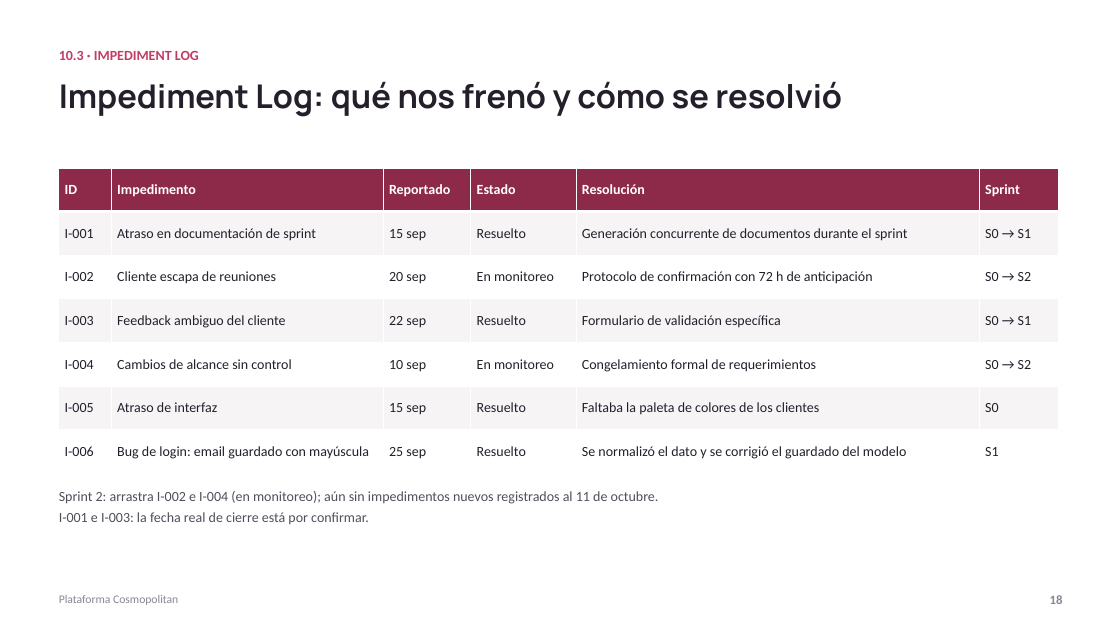
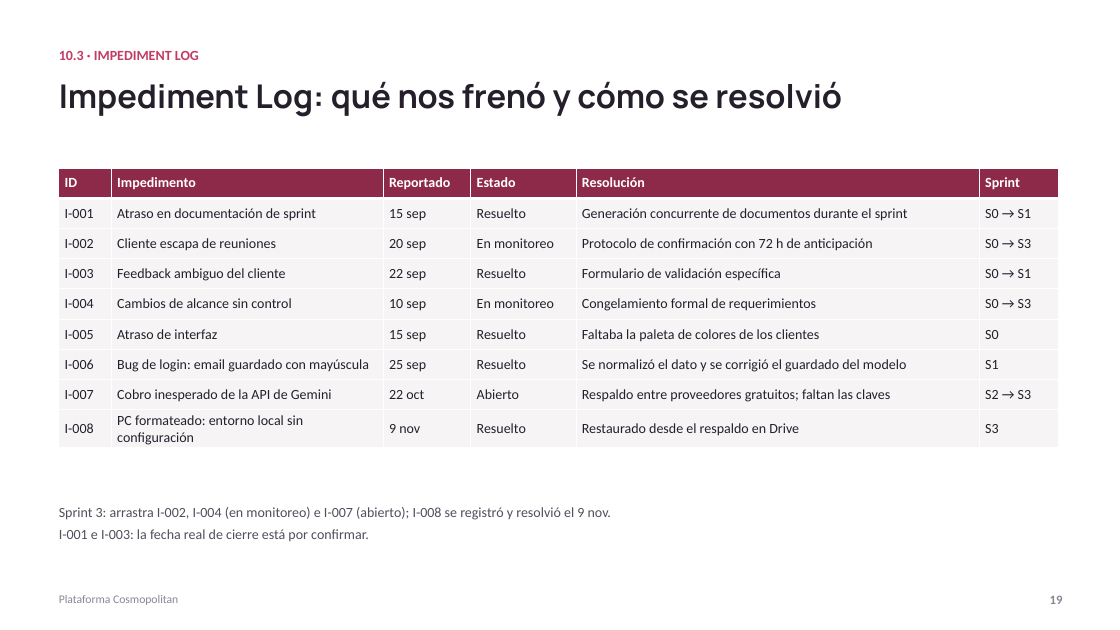
Before and after one commit to ChristianCuadra/capstone, a slide deck: slide 19 of Fase 2/Evidencias Proyecto/Presentación Proyecto.pptx (slide 18 before the commit). Drawn at 1120x630 pixels with LibreOffice and Linux fonts; fonts in the diff are those of the drawing. Boxes give left, top, right and bottom in pixels: in the first picture for what was removed or moved away, otherwise in the second. Text is boxed around its words. In the diff, an @@ line names an element or a change of style, - is before the commit and + after.

```diff
--- a/Fase 2/Evidencias Proyecto/Presentación Proyecto.pptx
+++ b/Fase 2/Evidencias Proyecto/Presentación Proyecto.pptx
@@ table at (59,168,1059,449) @@
-row 3, column 6: S0 → S2
+row 3, column 6: S0 → S3
-row 5, column 6: S0 → S2
+row 5, column 6: S0 → S3
+row 8: I-007 | Cobro inesperado de la API de Gemini | 22 oct | Abierto | Respaldo entre proveedores gratuitos; faltan las claves | S2 → S3
+row 9: I-008 | PC formateado: entorno local sin configuración | 9 nov | Resuelto | Restaurado desde el respaldo en Drive | S3
@@ text at (59,507,611,520): text changed @@
-Sprint 2: arrastra I-002 e I-004 (en monitoreo); aún sin impedimentos nuevos registrados al 11 de octubre.
+Sprint 3: arrastra I-002, I-004 (en monitoreo) e I-007 (abierto); I-008 se registró y resolvió el 9 nov.
@@ text "Sprint 3: arrastra I-002, I-004 ...": place and size @@
-text "Sprint 3: arrastra I-002, I-004 ..." at (59,491,659,524)
+text "Sprint 3: arrastra I-002, I-004 ..." at (59,507,611,541)
```
Also in this commit, not shown: 13 other slides changed, 1 slide added, 4 other files.
